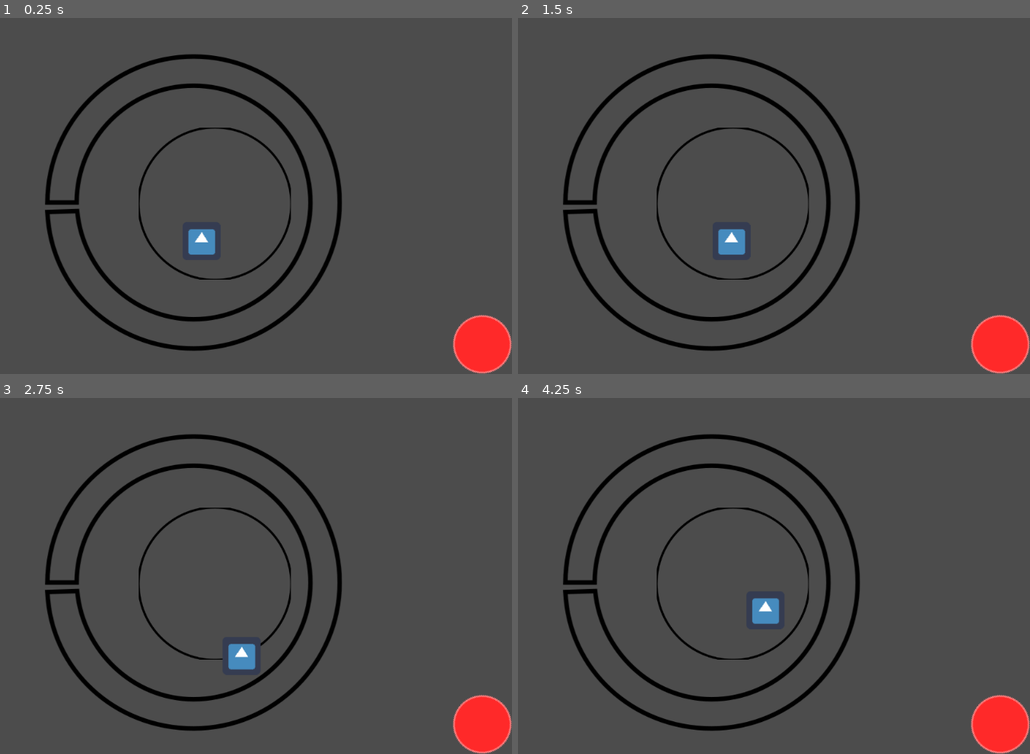
Above: before the commit, frames 1-4 (two rows, left to right).
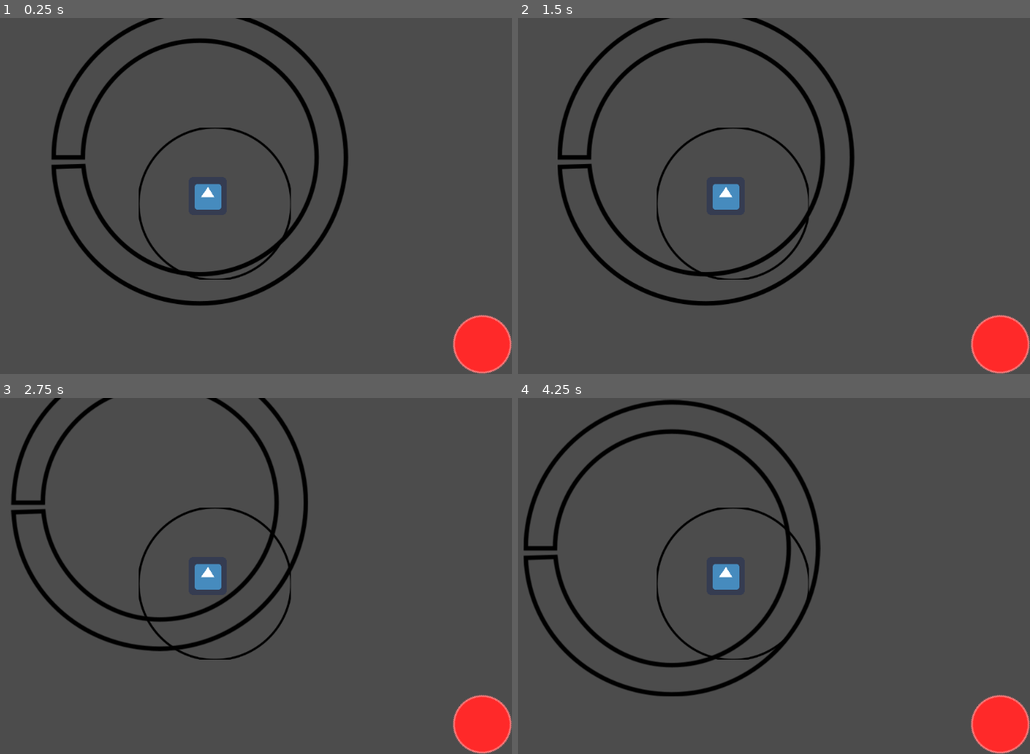
Above: after the commit, the same moments.

Repository: RevolNoom/wizarena
Game: Godot game, scene res://Functionality/Main/Main.tscn
The game is run twice, just before and just after one commit, with the same random seed, the same clock (stepped at 60 frames per second) and the same inputs. Before the commit the project starts from res://Functionality/Main.tscn. The engine's default icon, where the game draws it, is replaced by a stand-in: a white triangle on a blue panel in a dark square.
Inputs (mouse positions are in pixels of both pictures, inside the frame that each line leads up to):
- Up to frame 1 (0.25 s): no input
- Up to frame 2 (1.5 s): click (999, 345) at 0.5 s; tap Enter at 1.25 s; move the mouse to (733, 203) at 1.27 s; hold Right (ui_right) from 1.28 s (still down); click (733, 203) at 1.42 s
- Up to frame 3 (2.75 s): move the mouse to (87, 593) at 2.02 s; release Right (ui_right) at 2.03 s; hold Down (ui_down) from 2.03 s (still down)
- Up to frame 4 (4.25 s): move the mouse to (784, 497) at 2.77 s; release Down (ui_down) at 2.78 s; hold Right (ui_right) 2.78-3.53 s; tap Space at 3.5 s; move the mouse to (697, 647) at 3.52 s; hold Up (ui_up) from 3.53 s (still down); click (697, 647) at 3.67 s

The runs differ from the first frame. In frame 1, 8.7% of the frame differs, in the area x 8-69%, y 0-94%; in frame 2, 8.7%; in frame 3, 8.5%; in frame 4, 9.1%, in the area x 1-67%, y 0-94%.

Commit message:
Alternate input between SpellWheel & AstralTable Make camera follow player

Diff:
--- a/Functionality/GUI.tscn
+++ b/Functionality/GUI/GUI.tscn
@@ -1,8 +1,8 @@
 [gd_scene load_steps=4 format=2]
 
 [ext_resource path="res://rss/RedStar.svg" type="Texture" id=1]
-[ext_resource path="res://Functionality/GUI.gd" type="Script" id=3]
-[ext_resource path="res://Functionality/SpellKey.gd" type="Script" id=4]
+[ext_resource path="res://Functionality/GUI/GUI.gd" type="Script" id=3]
+[ext_resource path="res://Functionality/GUI/SpellKey.gd" type="Script" id=4]
 
 [node name="GUI" type="Control"]
 anchor_right = 1.0
--- a/Functionality/AstralTable.gd
+++ b/Functionality/Global/AstralTable.gd
@@ -30,6 +30,8 @@
 		remove_child(star)
 		star.Deactivate()
 	set_process_input(false)
+	GlobalState.GetSpellWheel().Reenable()
+
 
 func _on_AstralTable_mouse_unpress():
 	_isWeaving = false
--- a/Functionality/AstralTable.tscn
+++ b/Functionality/Global/AstralTable.tscn
@@ -1,6 +1,6 @@
 [gd_scene load_steps=4 format=2]
 
-[ext_resource path="res://Functionality/AstralTable.gd" type="Script" id=1]
+[ext_resource path="res://Functionality/Global/AstralTable.gd" type="Script" id=1]
 [ext_resource path="res://rss/AstralTable.svg" type="Texture" id=2]
 
 [sub_resource type="CircleShape2D" id=1]
--- a/Functionality/GlobalState.gd
+++ b/Functionality/Global/GlobalState.gd
@@ -8,3 +8,9 @@
 func SetSpell(spell):
 	#_spellSlot = spell
 	emit_signal("spell_changed", spell)
+
+func GetAstralTable():
+	return $CanvasLayer/AstralTable
+
+func GetSpellWheel():
+	return $CanvasLayer/SpellWheel
--- /dev/null
+++ b/Functionality/Global/GlobalState.tscn
@@ -0,0 +1,18 @@
+[gd_scene load_steps=4 format=2]
+
+[ext_resource path="res://Functionality/Global/AstralTable.tscn" type="PackedScene" id=1]
+[ext_resource path="res://Functionality/Global/SpellWheel.tscn" type="PackedScene" id=2]
+[ext_resource path="res://Functionality/Global/GlobalState.gd" type="Script" id=4]
+
+[node name="GlobalState" type="Node"]
+script = ExtResource( 4 )
+
+[node name="ProjectileDump" type="Node" parent="."]
+
+[node name="CanvasLayer" type="CanvasLayer" parent="."]
+
+[node name="AstralTable" parent="CanvasLayer" instance=ExtResource( 1 )]
+position = Vector2( 523.842, 312.718 )
+
+[node name="SpellWheel" parent="CanvasLayer" instance=ExtResource( 2 )]
+position = Vector2( -11.1119, 12.6992 )
--- a/Functionality/SpellSlot.gd
+++ b/Functionality/Global/SpellSlot.gd
@@ -9,8 +9,10 @@
 	# TODO: Uniformly resize texture size
 	# $Sprite.texture.get_size()
 
+var _spell
+func GetSpell():
+	return _spell
 
-var _spell
 
 # Two Signals to work-around a problem
 # SpellWheel can intercept InputEventMouseButton
@@ -32,5 +34,5 @@
 
 func _on_mouse_unclick():
 	if _isHoveredOn:
-		GlobalState.get_node("AstralTable").PrepareSpell(_spell)
-	_isHoveredOn = false
+		_isHoveredOn = false
+		get_parent().ASlotIsChosen(self) # Parent is SpellWheel
--- a/Functionality/SpellSlot.tscn
+++ b/Functionality/Global/SpellSlot.tscn
@@ -1,6 +1,6 @@
 [gd_scene load_steps=3 format=2]
 
-[ext_resource path="res://Functionality/SpellSlot.gd" type="Script" id=1]
+[ext_resource path="res://Functionality/Global/SpellSlot.gd" type="Script" id=1]
 
 [sub_resource type="CircleShape2D" id=1]
 radius = 39.7378
--- a/Functionality/SpellWheel.gd
+++ b/Functionality/Global/SpellWheel.gd
@@ -11,11 +11,16 @@
 		print("Can't find empty slot")
 		return
 
-	var ss = preload("res://Functionality/SpellSlot.tscn")
+	var ss = preload("res://Functionality/Global/SpellSlot.tscn")
 	var newSS = ss.instance()
 
 	emptyslot.add_child(newSS)
 	newSS.RefersTo(newSpell)
+
+# Called from a slot
+func ASlotIsChosen(_chosenSlot):
+	DisableUntilAstralTableDone()
+	GlobalState.GetAstralTable().PrepareSpell(_chosenSlot.GetSpell())
 
 
 func FindEmptySlot():
@@ -24,6 +29,7 @@
 		if slot.get_child_count() == 0:
 			return slot
 	return null
+
 
 var _isHolding = false
 func _unhandled_input(event):
@@ -48,3 +54,11 @@
 func NotifySlotsOnMouseUnclick():
 	for slot in get_children():
 		slot._on_mouse_unclick()
+
+func DisableUntilAstralTableDone():
+	CloseWheel()
+	set_process_unhandled_input(false)
+
+# Handle to call from AstralTable
+func Reenable():
+	set_process_unhandled_input(true)
--- a/Functionality/SpellWheel.tscn
+++ b/Functionality/Global/SpellWheel.tscn
@@ -1,8 +1,9 @@
 [gd_scene load_steps=5 format=2]
 
 [ext_resource path="res://Spell/Spell.tscn" type="PackedScene" id=1]
-[ext_resource path="res://Functionality/SpellSlot.tscn" type="PackedScene" id=2]
-[ext_resource path="res://Functionality/SpellWheel.gd" type="Script" id=3]
+[ext_resource path="res://Functionality/Global/SpellSlot.tscn" type="PackedScene" id=2]
+[ext_resource path="res://Functionality/Global/SpellWheel.gd" type="Script" id=3]
+
 
 [sub_resource type="Curve2D" id=1]
 _data = {
--- a/Functionality/GlobalState.tscn
+++ /dev/null
@@ -1,16 +0,0 @@
-[gd_scene load_steps=4 format=2]
-
-[ext_resource path="res://Functionality/AstralTable.tscn" type="PackedScene" id=1]
-[ext_resource path="res://Functionality/SpellWheel.tscn" type="PackedScene" id=2]
-[ext_resource path="res://Functionality/GlobalState.gd" type="Script" id=4]
-
-[node name="GlobalState" type="Node"]
-script = ExtResource( 4 )
-
-[node name="AstralTable" parent="." instance=ExtResource( 1 )]
-position = Vector2( 523.842, 312.718 )
-
-[node name="ProjectileDump" type="Node" parent="."]
-
-[node name="SpellWheel" parent="." instance=ExtResource( 2 )]
-position = Vector2( -11.1119, 12.6992 )
--- a/Functionality/Main.tscn
+++ /dev/null
@@ -1,17 +0,0 @@
-[gd_scene load_steps=5 format=2]
-
-[ext_resource path="res://Functionality/Main.gd" type="Script" id=1]
-[ext_resource path="res://Functionality/Player.tscn" type="PackedScene" id=2]
-[ext_resource path="res://Functionality/GUI.tscn" type="PackedScene" id=4]
-[ext_resource path="res://Functionality/Arena.tscn" type="PackedScene" id=6]
-
-[node name="Main" type="Node2D"]
-script = ExtResource( 1 )
-
-[node name="Arena" parent="." instance=ExtResource( 6 )]
-position = Vector2( 488.294, 311.039 )
-
-[node name="Player" parent="." instance=ExtResource( 2 )]
-position = Vector2( 501.577, 375.96 )
-
-[node name="GUI" parent="." instance=ExtResource( 4 )]
--- /dev/null
+++ b/Functionality/Main/Main.tscn
@@ -0,0 +1,19 @@
+[gd_scene load_steps=5 format=2]
+
+[ext_resource path="res://Functionality/Main/Main.gd" type="Script" id=1]
+[ext_resource path="res://Functionality/Main/Player.tscn" type="PackedScene" id=2]
+[ext_resource path="res://Functionality/GUI/GUI.tscn" type="PackedScene" id=4]
+[ext_resource path="res://Functionality/Main/Arena.tscn" type="PackedScene" id=6]
+
+[node name="Main" type="Node2D"]
+script = ExtResource( 1 )
+
+[node name="Arena" parent="." instance=ExtResource( 6 )]
+position = Vector2( 488.294, 311.039 )
+
+[node name="Player" parent="." instance=ExtResource( 2 )]
+position = Vector2( 501.577, 375.96 )
+
+[node name="CanvasLayerGUI" type="CanvasLayer" parent="."]
+
+[node name="GUI" parent="CanvasLayerGUI" instance=ExtResource( 4 )]
--- a/Functionality/Player.tscn
+++ b/Functionality/Main/Player.tscn
@@ -1,6 +1,6 @@
 [gd_scene load_steps=4 format=2]
 
-[ext_resource path="res://Player.gd" type="Script" id=1]
+[ext_resource path="res://Functionality/Main/Player.gd" type="Script" id=1]
 [ext_resource path="res://icon.png" type="Texture" id=2]
 
 [sub_resource type="RectangleShape2D" id=1]
@@ -15,3 +15,6 @@
 
 [node name="Sprite" type="Sprite" parent="."]
 texture = ExtResource( 2 )
+
+[node name="Camera2D" type="Camera2D" parent="."]
+current = true
--- a/Star/Star.gd
+++ b/Star/Star.gd
@@ -10,6 +10,12 @@
 
 func SetMasterSpell(spell):
 	_masterSpell = spell
+
+# TODO: Reset will be called by Spell
+# after each completed weaving
+# to set them back mint state
+func Reset():
+	pass
 
 func Activate():
 	_locks = []
--- a/project.godot
+++ b/project.godot
@@ -21,12 +21,12 @@
 [application]
 
 config/name="Wizarena"
-run/main_scene="res://Functionality/Main.tscn"
+run/main_scene="res://Functionality/Main/Main.tscn"
 config/icon="res://icon.png"
 
 [autoload]
 
-GlobalState="*res://Functionality/GlobalState.tscn"
+GlobalState="*res://Functionality/Global/GlobalState.tscn"
 
 [debug]
 
Renamed: Functionality/GUI.gd -> Functionality/GUI/GUI.gd
Renamed: Functionality/SpellKey.gd -> Functionality/GUI/SpellKey.gd
Renamed: Functionality/Arena.tscn -> Functionality/Main/Arena.tscn
Renamed: Functionality/Main.gd -> Functionality/Main/Main.gd
Renamed: Player.gd -> Functionality/Main/Player.gd
